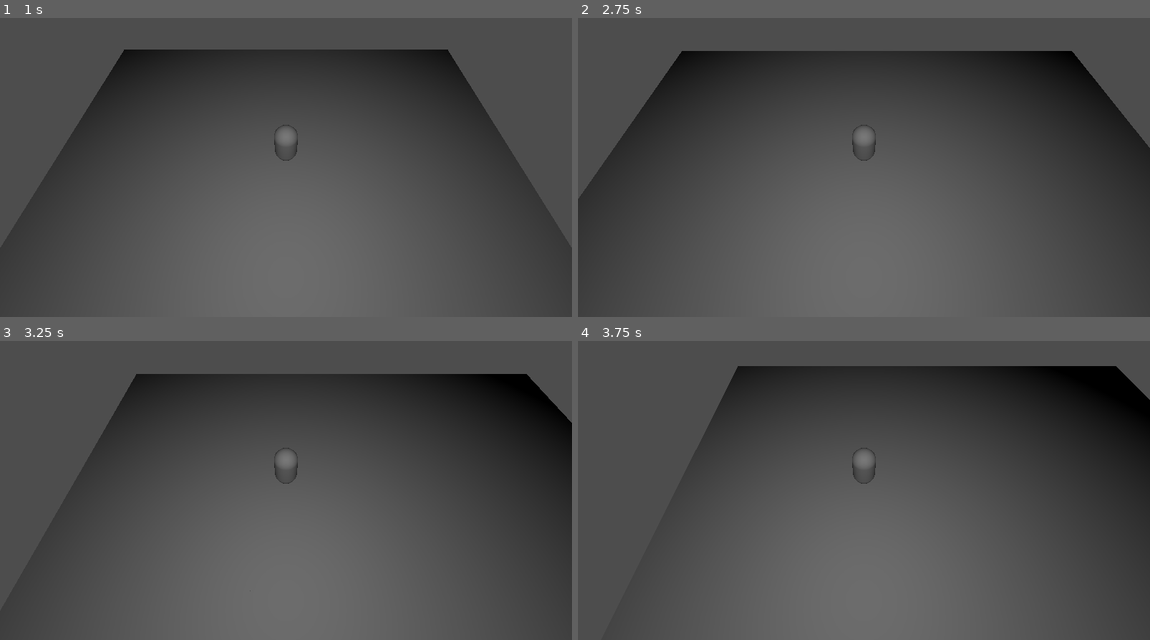
Above: before the commit, frames 1-4 (two rows, left to right).
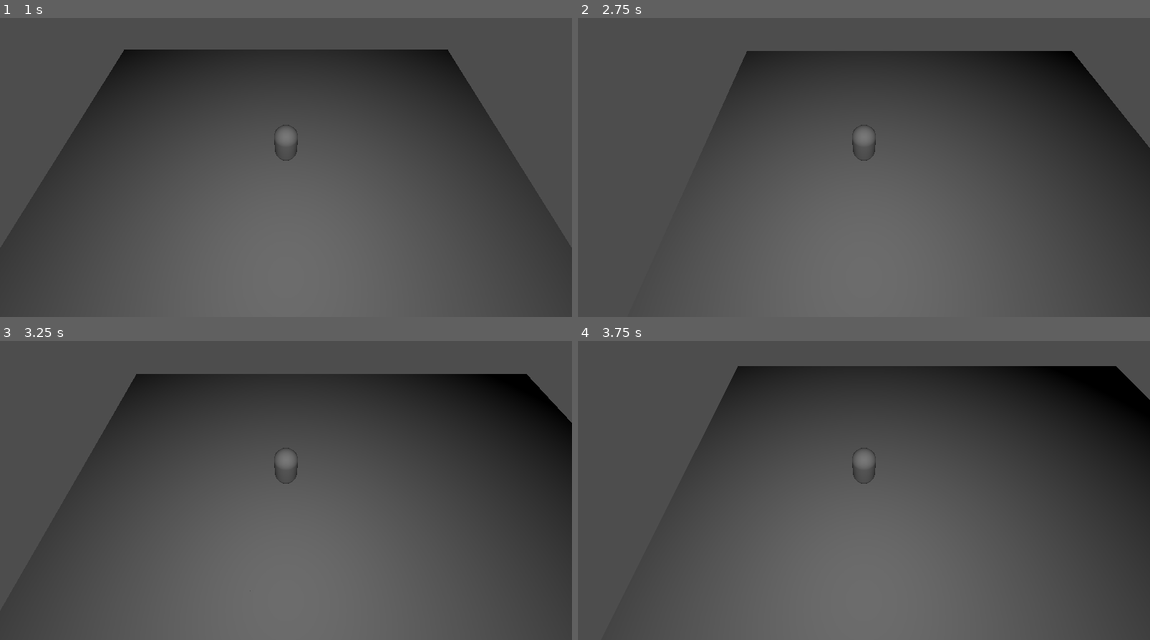
Above: after the commit, the same moments.

Repository: davetatum/Godot-OSM-POC
Game: Godot game, scene res://main.tscn
Same seed, same stepped clock (60 frames per second), same inputs: the game is played once before the commit and once after it.
Inputs:
- Up to frame 1 (1 s): tap Enter at 0.5 s; hold Up (up) from 0.53 s (still down)
- Up to frame 2 (2.75 s): release Up (up) at 2.03 s; hold Left (left) from 2.03 s (still down)
- Up to frame 3 (3.25 s): keep holding Left (left)
- Up to frame 4 (3.75 s): release Left (left) at 3.53 s; hold Down (down) from 3.53 s (still down)

Frame 1 is identical in both runs. In frame 2, 5.1% of the frame differs, in the area x 0-30%, y 11-72%; in frame 3, less than 0.1%; in frame 4, less than 0.1%.

Commit message:
reduce frequency of ray casts for determining player location

Diff:
--- a/Player/player.gd
+++ b/Player/player.gd
@@ -4,17 +4,21 @@
 
 var current_tile
 
-# Called when the node enters the scene tree for the first time.
-func _ready():
-	pass # Replace with function body.
-
+@export var ray_cast_per_second: float = 4
+var time_since_last_cast: float = 0.0
 
 # Called every frame. 'delta' is the elapsed time since the previous frame.
 func _process(delta):
-	var tile = cast_ray_down()
-	if tile and (!current_tile or (current_tile.tile_x != tile.tile_x or current_tile.tile_y != tile.tile_y)) :
-		current_tile = tile
-		emit_signal("player_entered_world_tile", tile.tile_x, tile.tile_y, tile.position)
+	# reduce unnessesary ray casting
+	if time_since_last_cast < 1.0/ray_cast_per_second:
+		time_since_last_cast += delta
+	else:
+		time_since_last_cast = 0.0
+		var tile = cast_ray_down()
+		if tile and (!current_tile or (current_tile.tile_x != tile.tile_x or current_tile.tile_y != tile.tile_y)) :
+			current_tile = tile
+			# connects to the map_container to load new tiles if necesary as the player moves
+			emit_signal("player_entered_world_tile", tile.tile_x, tile.tile_y, tile.position)
 
 # find the tile the player is above, so we know when to expand the map
 func cast_ray_down() -> Object:
